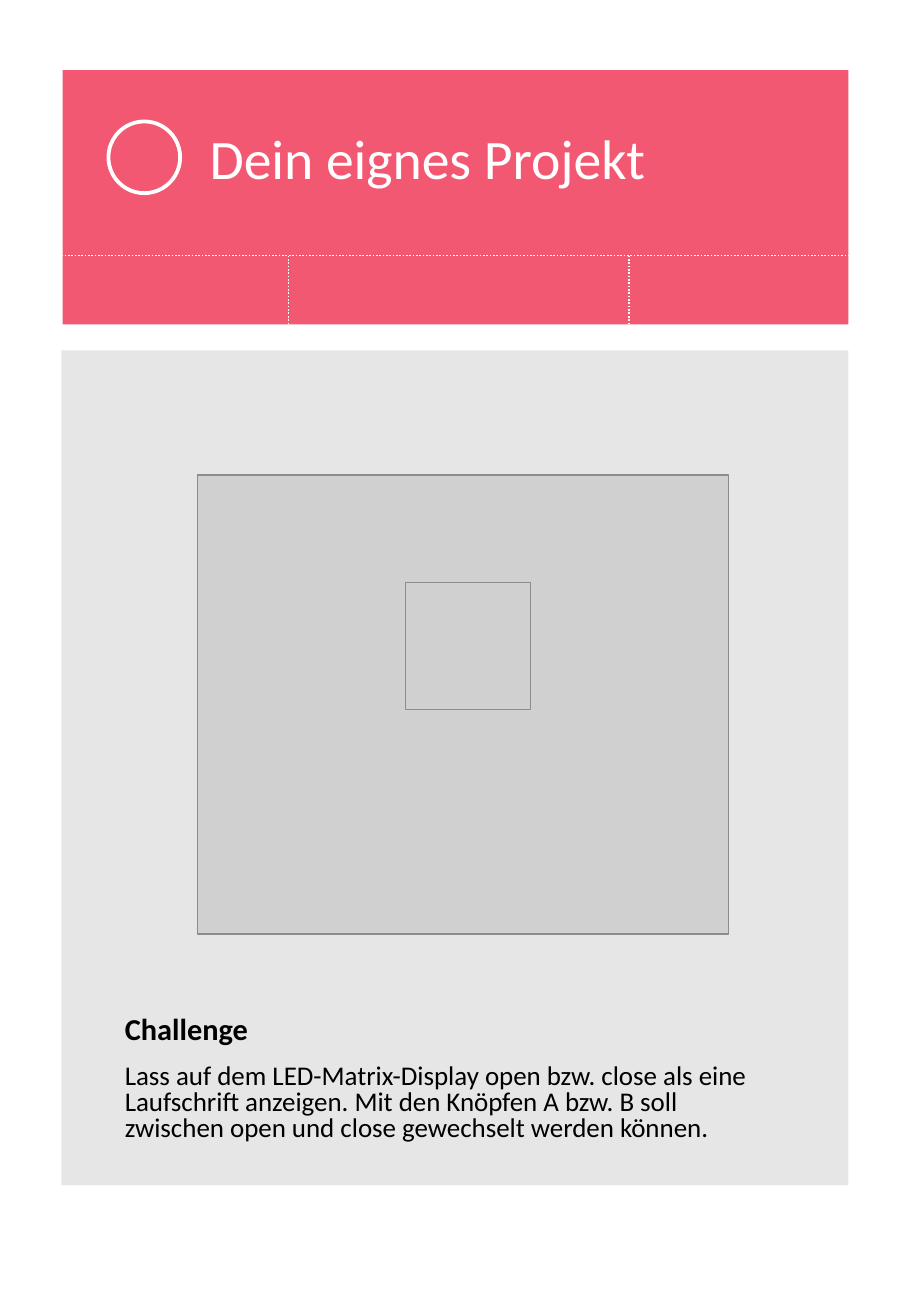
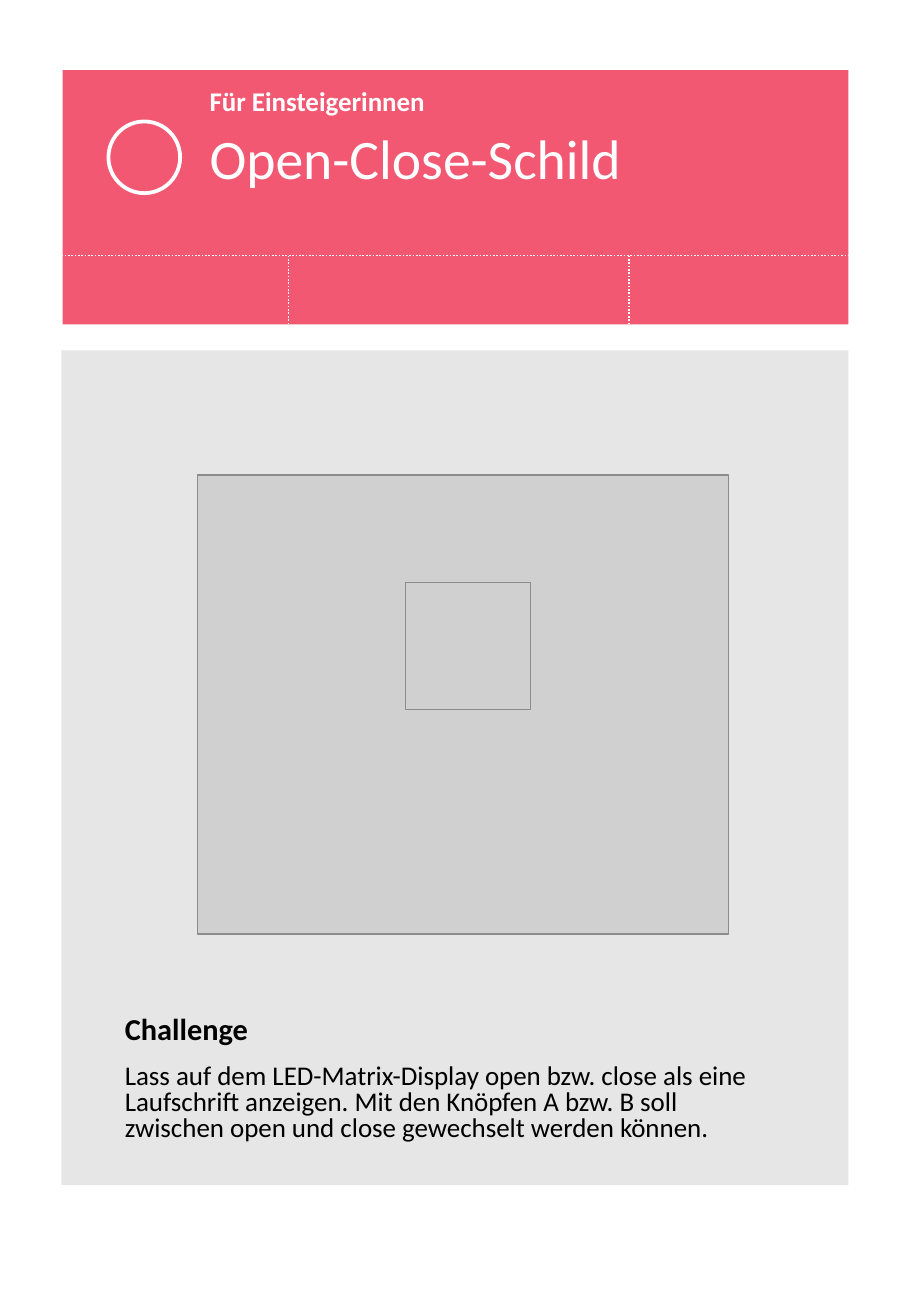
Before and after one commit to macim0/KISS_MINT, a slide deck: slide 1 of OpenClose_Schild/OpenClose_Schild.pptx. Drawn at 911x1316 pixels with LibreOffice and Linux fonts; fonts in the diff are those of the drawing; grey boxes stand for pictures; background and template pictures are left out. Boxes give left, top, right and bottom in pixels: in the first picture for what was removed or moved away, otherwise in the second. Text is boxed around its words. In the diff, an @@ line names an element or a change of style, - is before the commit and + after.

```diff
--- a/OpenClose_Schild/OpenClose_Schild.pptx
+++ b/OpenClose_Schild/OpenClose_Schild.pptx
@@ text added at (x1=210, y1=92, x2=425, y2=116), 16 pt, text #FFFFFF, bold @@
+Für Einsteigerinnen
@@ title at (x1=210, y1=140, x2=621, y2=188): text changed @@
-Dein eignes Projekt
+Open-Close-Schild
```
